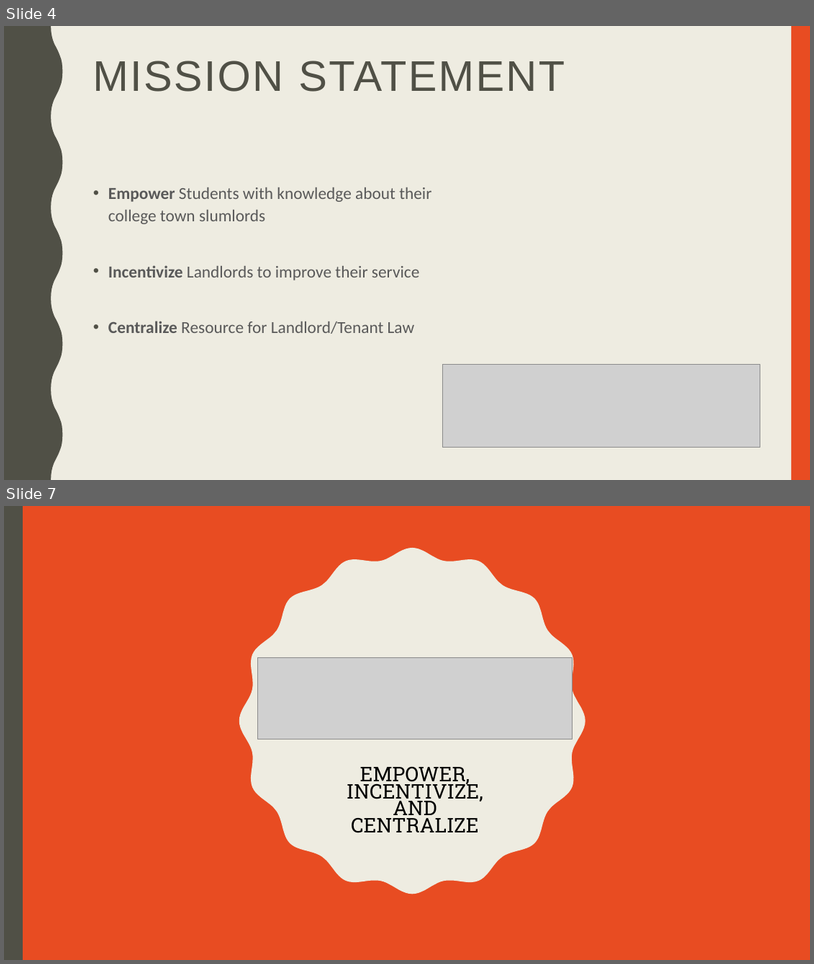
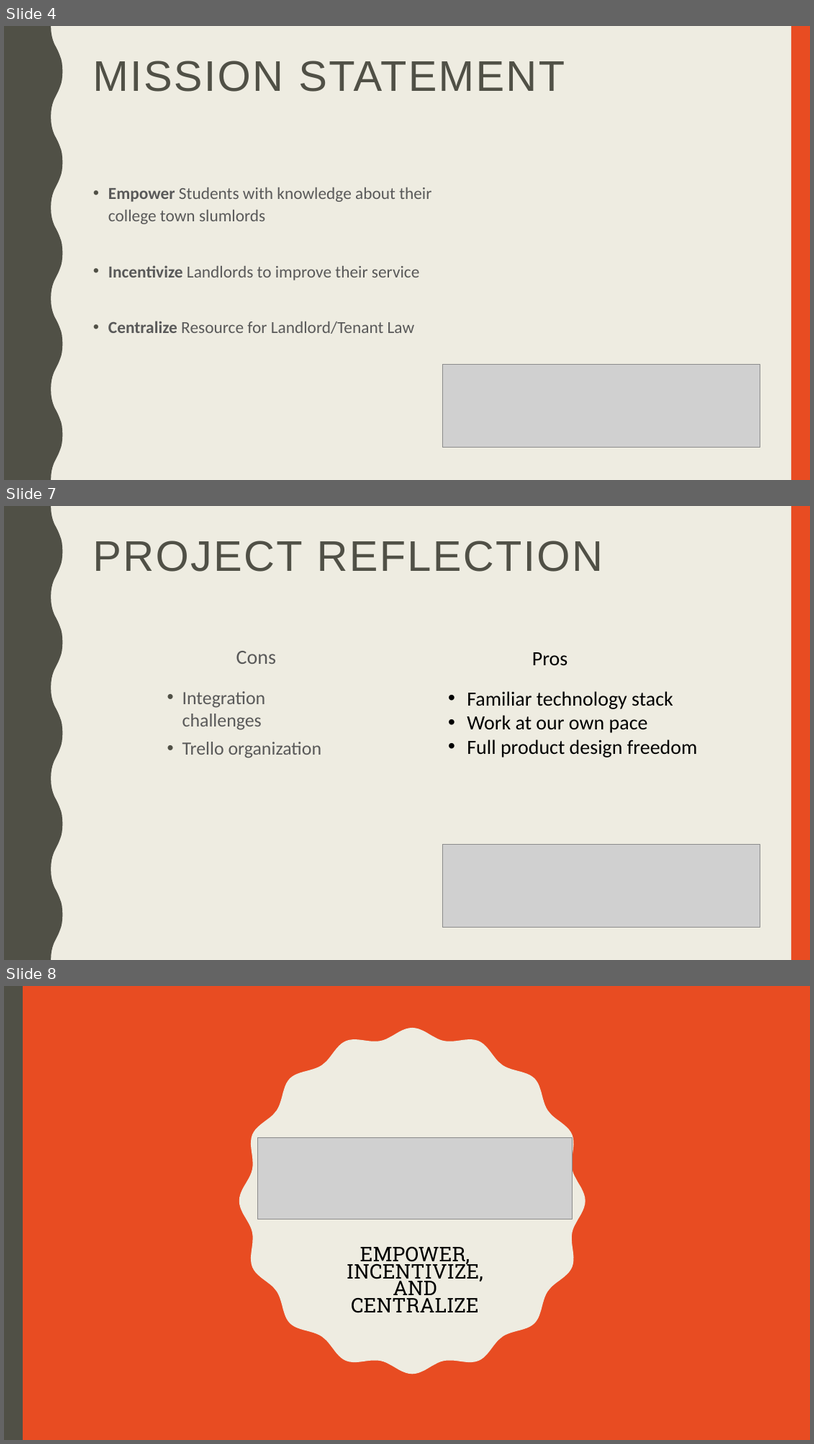
Before and after one commit to magabrin/cs1530-Rate-My-Slumlord, a slide deck: RateMySlumlord-FinalDemo.pptx. Shown one above the other, each under a label of ours: slides 4 and 7 before the commit, slides 4, 7 and 8 after it; the slides between them are not shown. The pictures are 814x964 and 814x1444 pixels, drawn with LibreOffice and Linux fonts; fonts in the diff are those of the drawing; grey boxes stand for pictures. Boxes give left, top, right and bottom in pixels: in the first picture for what was removed or moved away, otherwise in the second. Text is boxed around its words. In the diff, an @@ line names an element or a change of style, - is before the commit and + after.

```diff
--- a/RateMySlumlord-FinalDemo.pptx
+++ b/RateMySlumlord-FinalDemo.pptx
@@ slide 7 added at [4,506,810,960], background #EEECE1; not listed: 2 template elements that a slide beside it also shows @@
@@ title added at [93,541,603,572], 51 pt, text #505046 @@
+PROJECT REFLECTION
@@ text added at [237,651,276,664], 24 pt, text #595959 @@
+Cons
@@ text added at [532,652,568,666], 24 pt, text #000000 @@
+Pros
@@ text added at [183,691,322,758], 22.2 pt, text #595959 @@
+• Integration challenges
+• Trello organization
@@ text added at [467,691,698,757], 24 pt, text #000000 @@
+• Familiar technology stack
+• Work at our own pace
+• Full product design freedom
@@ picture added at [442,844,760,927] @@
@@ what was slide 7 is now slide 8 @@
```
Also in this commit, not shown: 3 slides changed, 10 other files.
